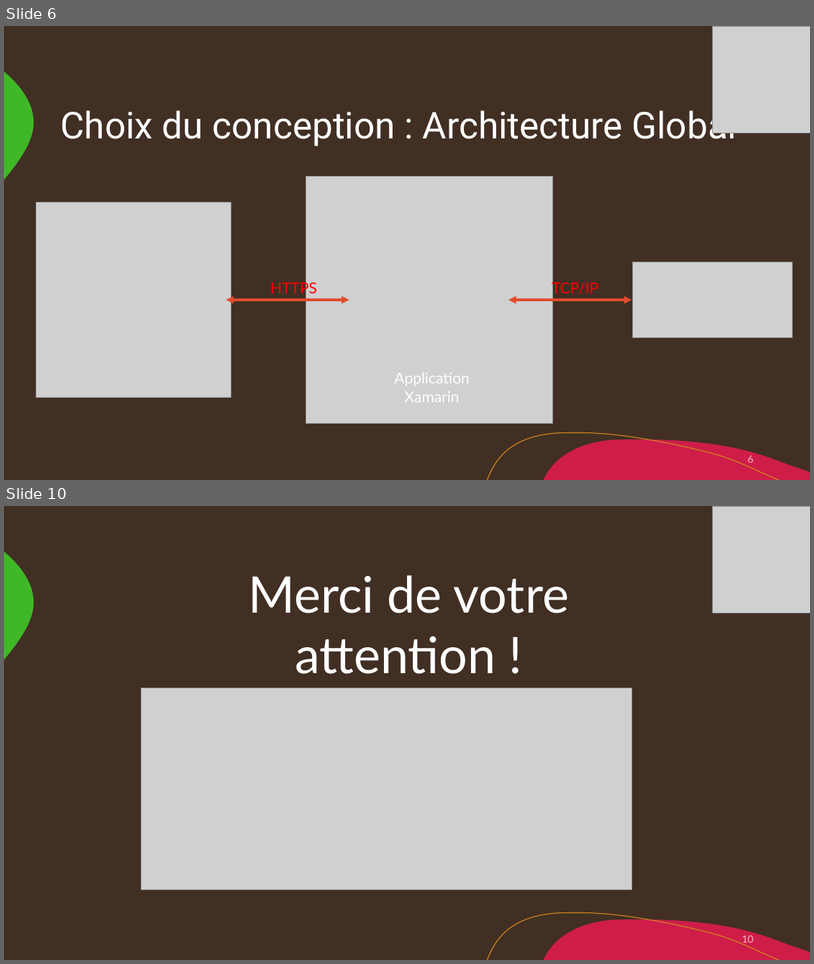
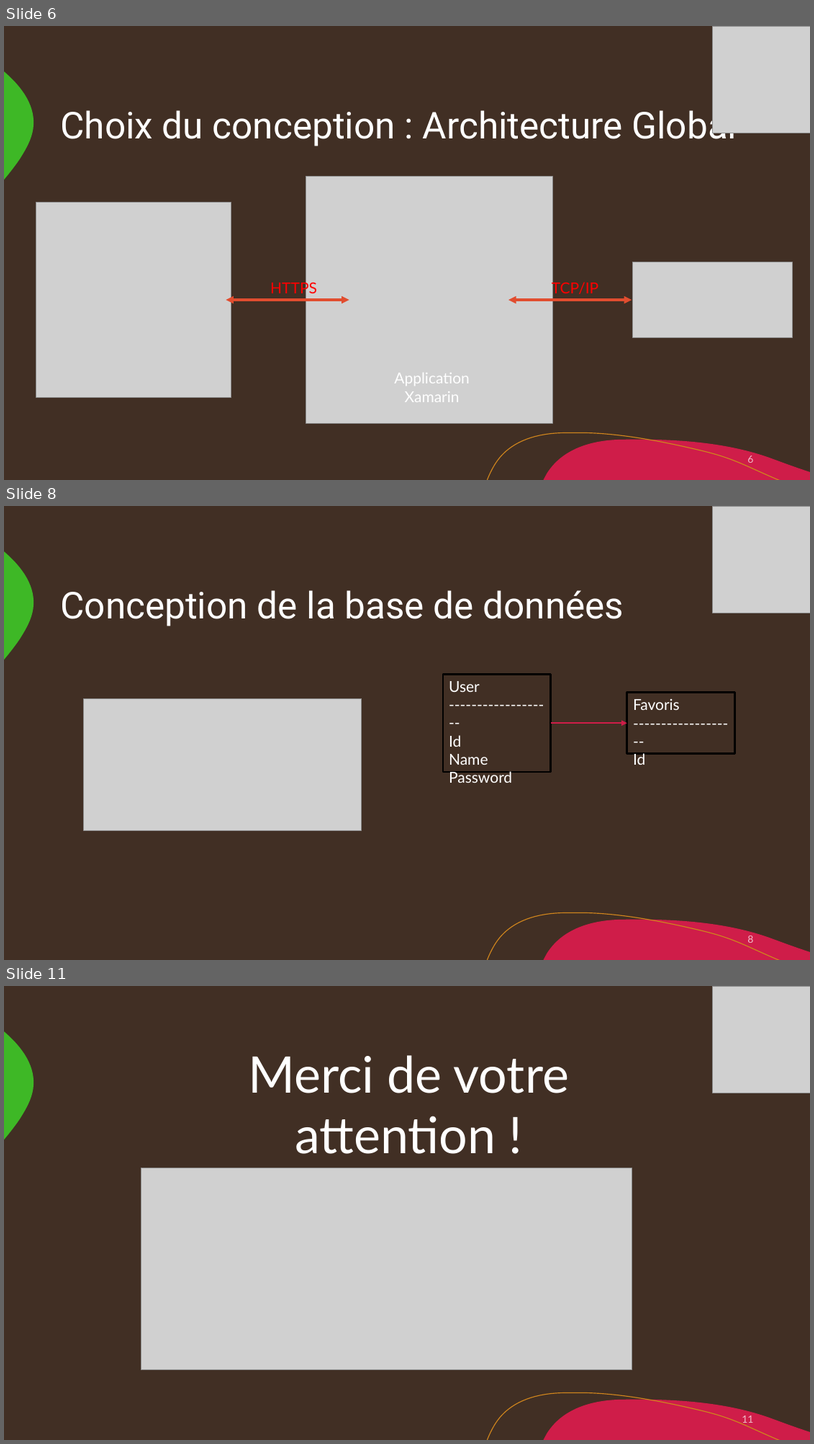
Before and after one commit to JojoProjet/BuldOry, a slide deck: files/power.pptx. Shown one above the other, each under a label of ours: slides 6 and 10 before the commit, slides 6, 8 and 11 after it; the slides between them are not shown. The pictures are 814x964 and 814x1444 pixels, drawn with LibreOffice and Linux fonts; fonts in the diff are those of the drawing; grey boxes stand for pictures. Boxes give left, top, right and bottom in pixels: in the first picture for what was removed or moved away, otherwise in the second. Text is boxed around its words. In the diff, an @@ line names an element or a change of style, - is before the commit and + after.

```diff
--- a/files/power.pptx
+++ b/files/power.pptx
@@ slide 8 added at (x1=4, y1=506, x2=810, y2=960), background #412F24; not listed: 3 template elements that a slide beside it also shows @@
@@ picture added at (x1=713, y1=506, x2=810, y2=613) @@
@@ title added at (x1=60, y1=590, x2=625, y2=626), 44 pt, text #FFFFFF @@
+Conception de la base de données
@@ rectangle added at (x1=443, y1=674, x2=551, y2=772), outline #000000 2.25 pt, 18 pt, text #FFFFFF @@
+User
+-------------------
+Id
+Name
+Password
@@ picture added at (x1=83, y1=698, x2=362, y2=830) @@
@@ rectangle added at (x1=628, y1=692, x2=736, y2=754), outline #000000 2.25 pt, 18 pt, text #FFFFFF @@
+Favoris
+-------------------
+Id
@@ arrow added from (551, 723) to (628, 723), #CF1D49 2.25 pt @@
@@ page number added at (x1=748, y1=935, x2=754, y2=942), 12 pt, text #FFFFFF at 70% opacity @@
+8
@@ what was slide 10 is now slide 11 @@
@@ page number at (x1=742, y1=1415, x2=754, y2=1424): text changed @@
-10
+11
```
Also in this commit, not shown: 4 slides changed, 1 other slide added, 1 slide removed, 47 other files.
